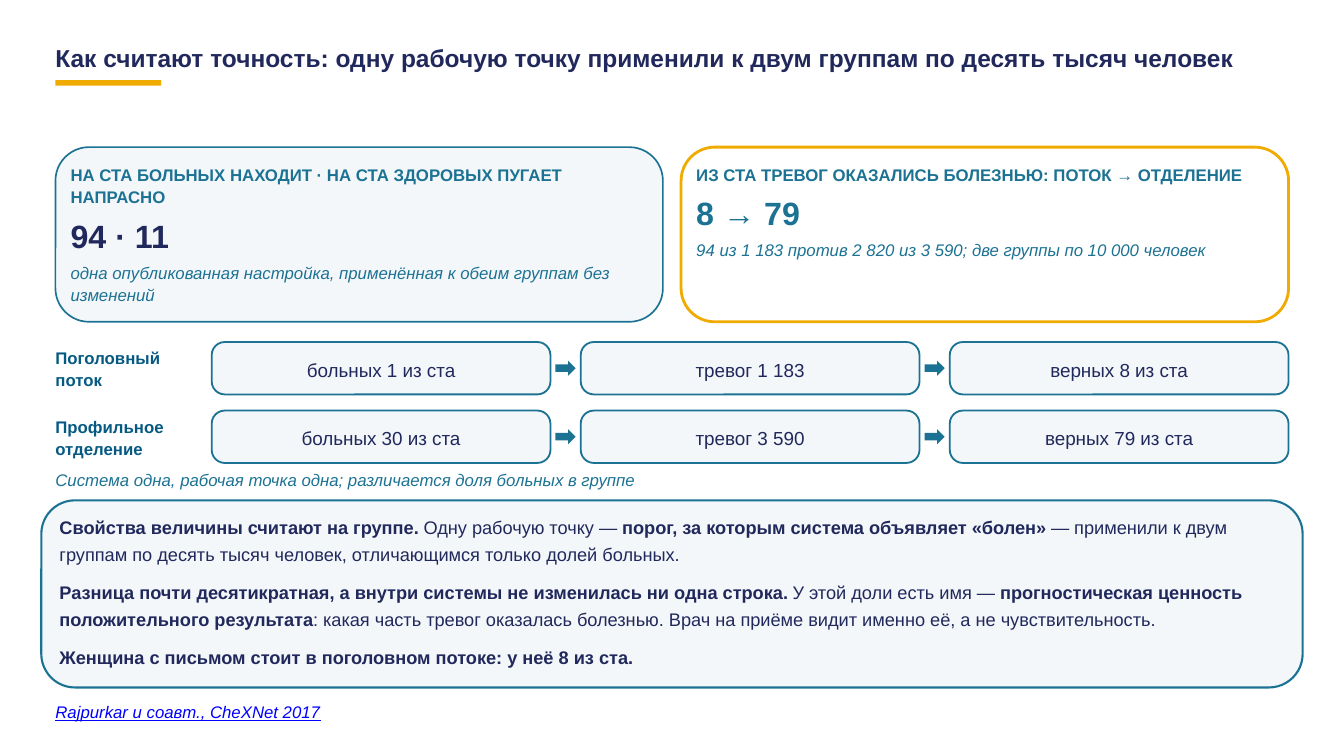
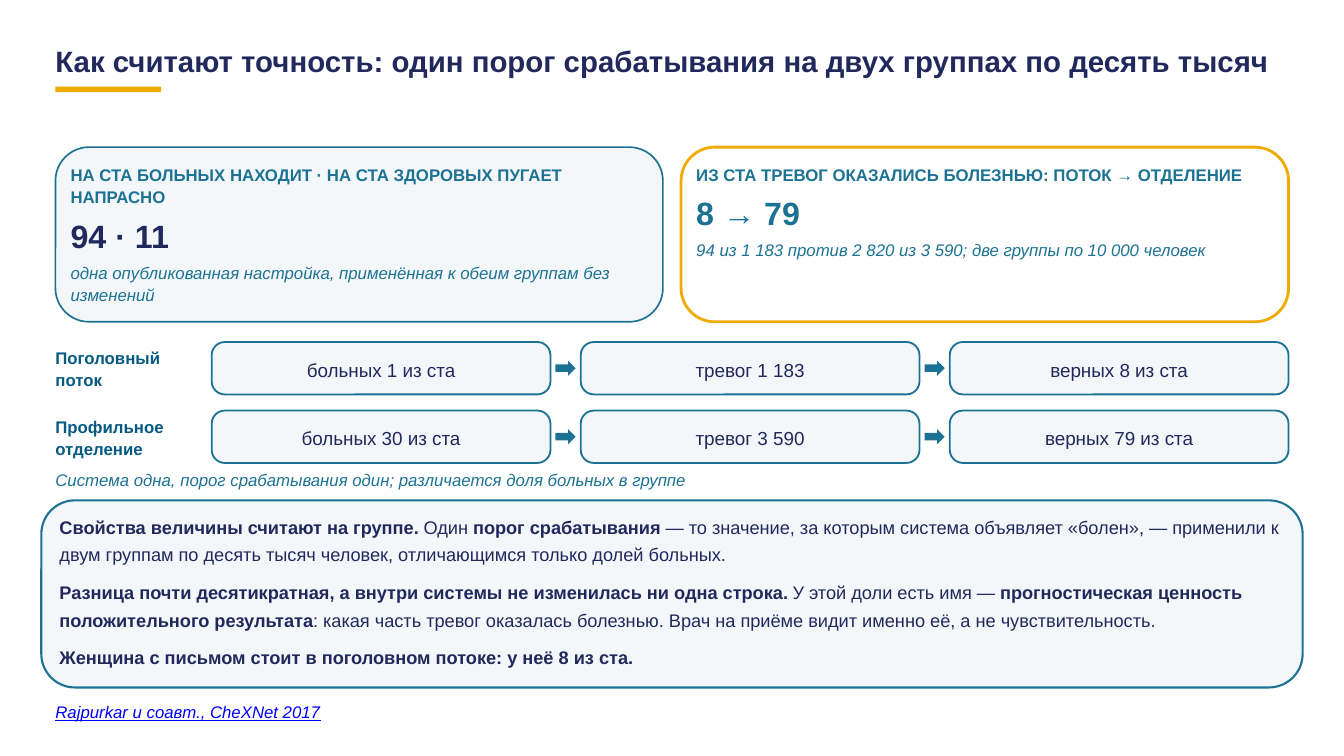
Before and after one commit to tellina-study/AI-usage-lessons, a slide deck: slide 27 of library/lectures/lec-07/rework/deck/lec-07-karkas.pptx. Drawn at 1344x756 pixels with LibreOffice and Linux fonts; fonts in the diff are those of the drawing. Boxes give left, top, right and bottom in pixels: in the first picture for what was removed or moved away, otherwise in the second. Text is boxed around its words. In the diff, an @@ line names an element or a change of style, - is before the commit and + after.

```diff
--- a/library/lectures/lec-07/rework/deck/lec-07-karkas.pptx
+++ b/library/lectures/lec-07/rework/deck/lec-07-karkas.pptx
@@ text at [55,50,1268,78]: text changed; size 17.5 to 21 pt @@
-Как считают точность: одну рабочую точку применили к двум группам по десять тысяч человек
+Как считают точность: один порог срабатывания на двух группах по десять тысяч
@@ rectangle: place and size @@
-rectangle at [55,80,161,86]
+rectangle at [55,87,161,93]
@@ text at [55,473,685,490]: text changed @@
-Система одна, рабочая точка одна; различается доля больных в группе
+Система одна, порог срабатывания один; различается доля больных в группе
@@ text at [59,520,1279,565]: text changed @@
-Свойства величины считают на группе. Одну рабочую точку — порог, за которым система объявляет «болен» — применили к двум группам по десять тысяч человек, отличающимся только долей больных.
+Свойства величины считают на группе. Один порог срабатывания — то значение, за которым система объявляет «болен», — применили к двум группам по десять тысяч человек, отличающимся только долей больных.
```
Also in this commit, not shown: 49 other slides changed, 45 other files.
